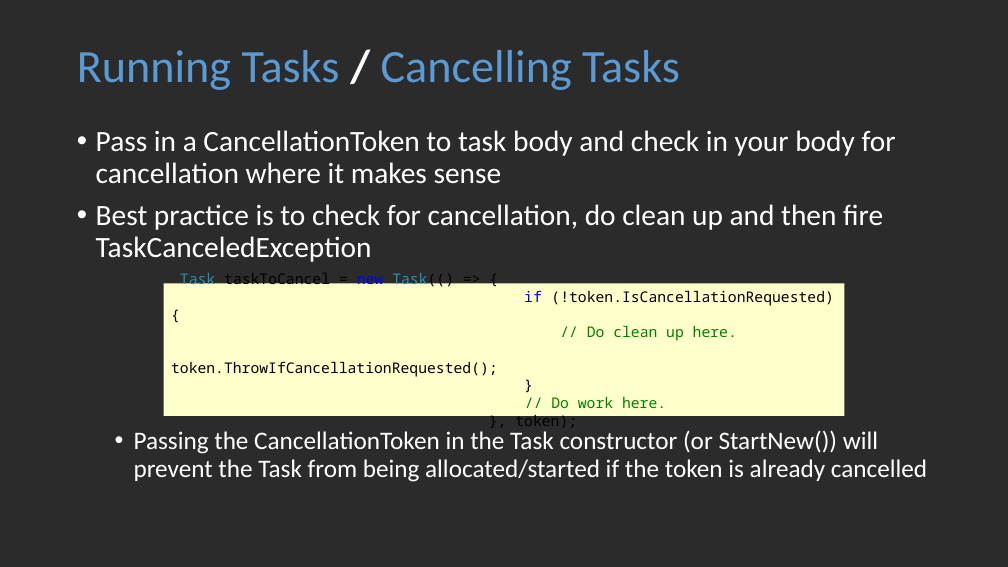
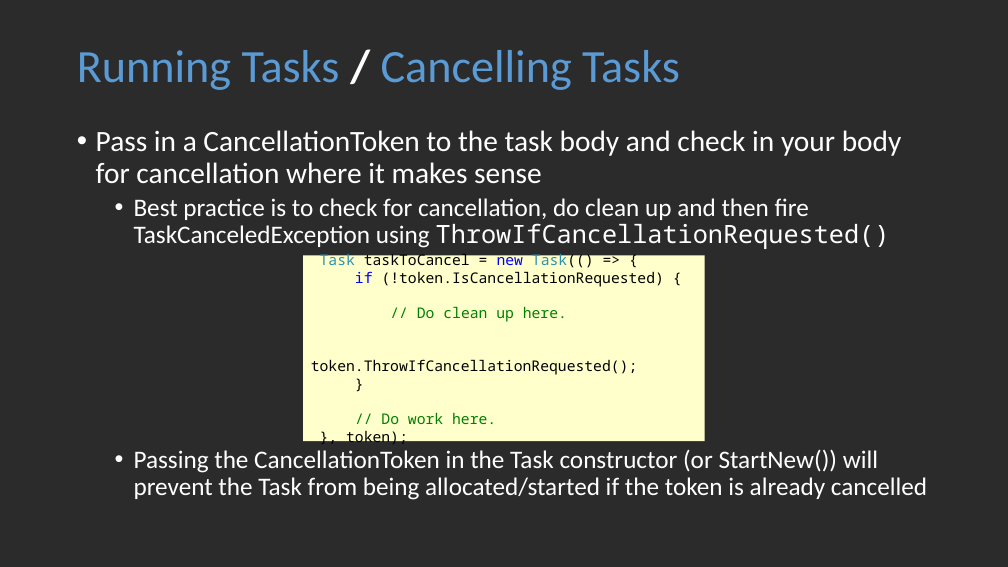
Before and after one commit to CSharpDevConnect/CSharpDevConnect.TPL, a slide deck: slide 12 of DevConnect-TPL.pptx. Drawn at 1008x567 pixels with LibreOffice and Linux fonts; fonts in the diff are those of the drawing; background and template pictures are left out; a plain dark background stands for a picture behind light text. Boxes give left, top, right and bottom in pixels: in the first picture for what was removed or moved away, otherwise in the second. Text is boxed around its words. In the diff, an @@ line names an element or a change of style, - is before the commit and + after.

```diff
--- a/DevConnect-TPL.pptx
+++ b/DevConnect-TPL.pptx
@@ text at box(96, 130, 902, 249): text changed; size 28 to 24 pt @@
-• Pass in a CancellationToken to task body and check in your body for cancellation where it makes sense
-• Best practice is to check for cancellation, do clean up and then fire TaskCanceledException
+• Pass in a CancellationToken to the task body and check in your body for cancellation where it makes sense
+  • Best practice is to check for cancellation, do clean up and then fire TaskCanceledException using ThrowIfCancellationRequested()
@@ rectangle "Task taskToCancel = new Task(() ...": place and size @@
-rectangle "Task taskToCancel = new Task(() ..." at box(163, 284, 845, 416)
+rectangle "Task taskToCancel = new Task(() ..." at box(303, 256, 705, 442)
```
Also in this commit, not shown: 6 other slides changed, 1 slide added.
